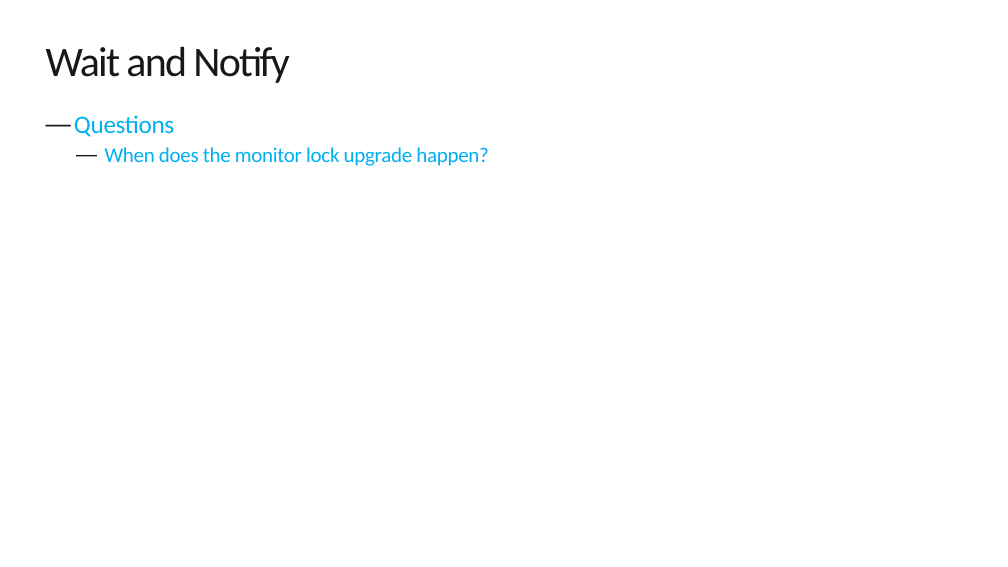
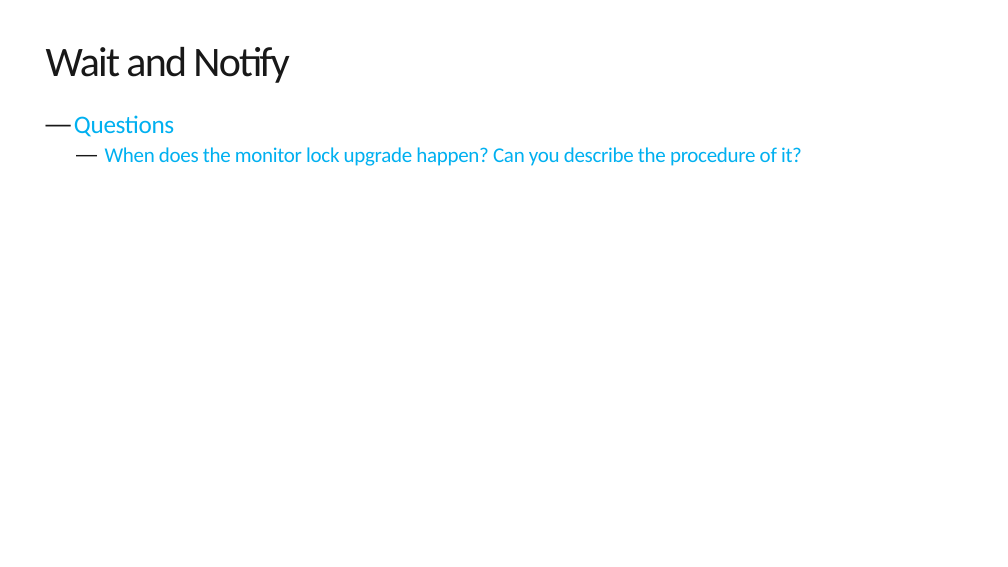
Before and after one commit to exiaoqu/ProducerConsumerProblemInJava, a slide deck: slide 8 of Producer and Consumer in Java.pptx (slide 7 before the commit). Drawn at 1008x567 pixels with LibreOffice and Linux fonts; fonts in the diff are those of the drawing; background and template pictures are left out. Boxes give left, top, right and bottom in pixels: in the first picture for what was removed or moved away, otherwise in the second. Text is boxed around its words. In the diff, an @@ line names an element or a change of style, - is before the commit and + after.

```diff
--- a/Producer and Consumer in Java.pptx
+++ b/Producer and Consumer in Java.pptx
@@ text at [105, 147, 802, 166]: text changed @@
-  — When does the monitor lock upgrade happen?
+  — When does the monitor lock upgrade happen? Can you describe the procedure of it?
```
Also in this commit, not shown: 6 other slides changed, 1 slide added, 1 other file.
